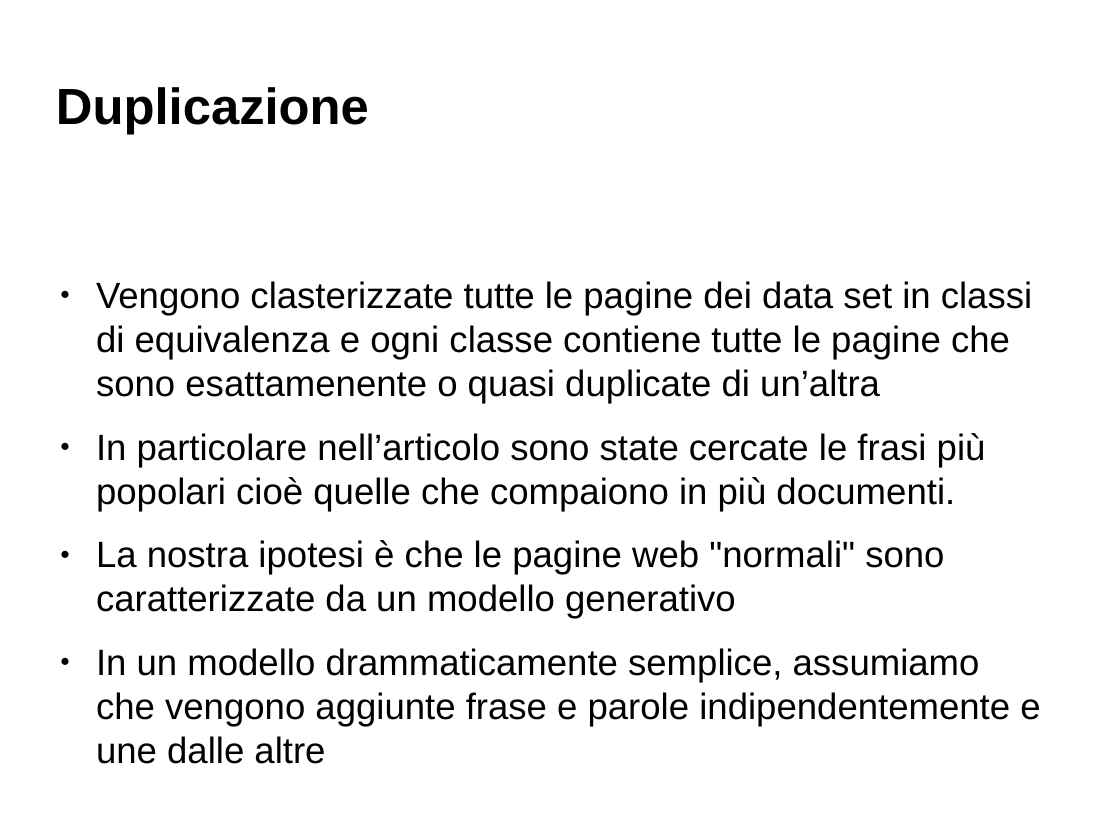
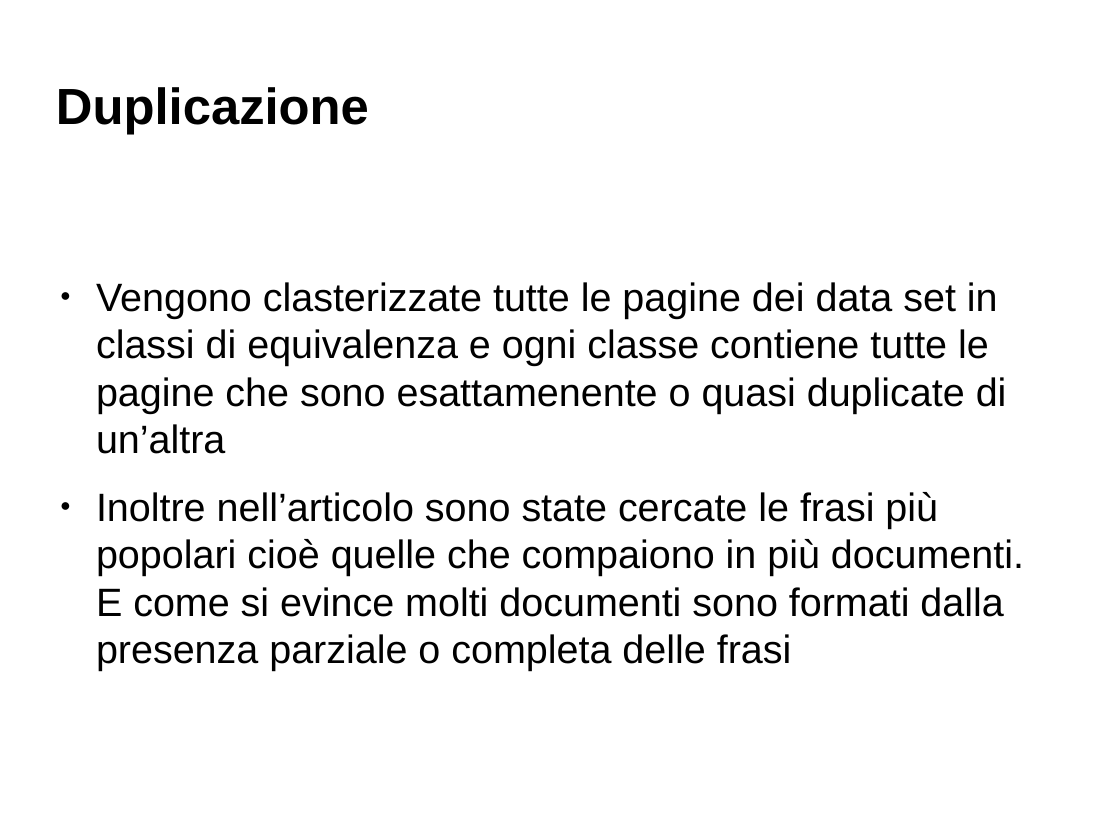
Before and after one commit to Toolanto/presentation, a slide deck: slide 28 of presentazione.odp. Drawn at 1120x840 pixels with LibreOffice and Linux fonts; fonts in the diff are those of the drawing; background and template pictures are left out. Boxes give left, top, right and bottom in pixels: in the first picture for what was removed or moved away, otherwise in the second. Text is boxed around its words. In the diff, an @@ line names an element or a change of style, - is before the commit and + after.

```diff
--- a/presentazione.odp
+++ b/presentazione.odp
@@ text at [96, 282, 1007, 454]: size 25.9 to 28 pt in "Vengono clasterizzate tutte le pagine dei data ..." @@
@@ text at [96, 492, 1024, 671]: text changed; size 25.9 to 28 pt @@
-● In particolare nell’articolo sono state cercate le frasi più popolari cioè quelle che compaiono in più documenti.
-● La nostra ipotesi è che le pagine web "normali" sono caratterizzate da un modello generativo
-● In un modello drammaticamente semplice, assumiamo che vengono aggiunte frase e parole indipendentemente e une dalle altre
+● Inoltre nell’articolo sono state cercate le frasi più popolari cioè quelle che compaiono in più documenti. E come si evince molti documenti sono formati dalla presenza parziale o completa delle frasi
```
Also in this commit, not shown: 51 other slides changed, 12 slides added, 4 slides removed, 1 other file.
